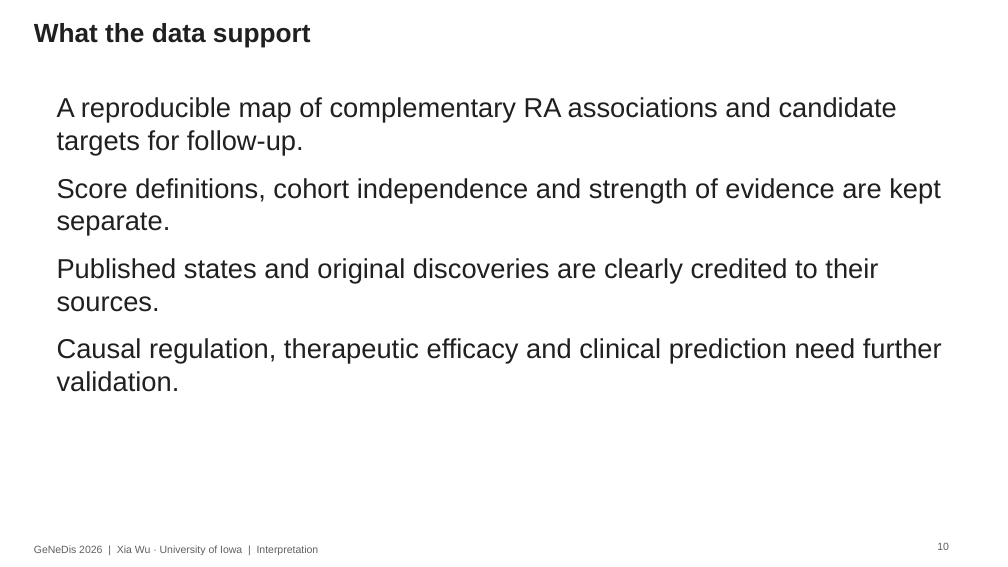
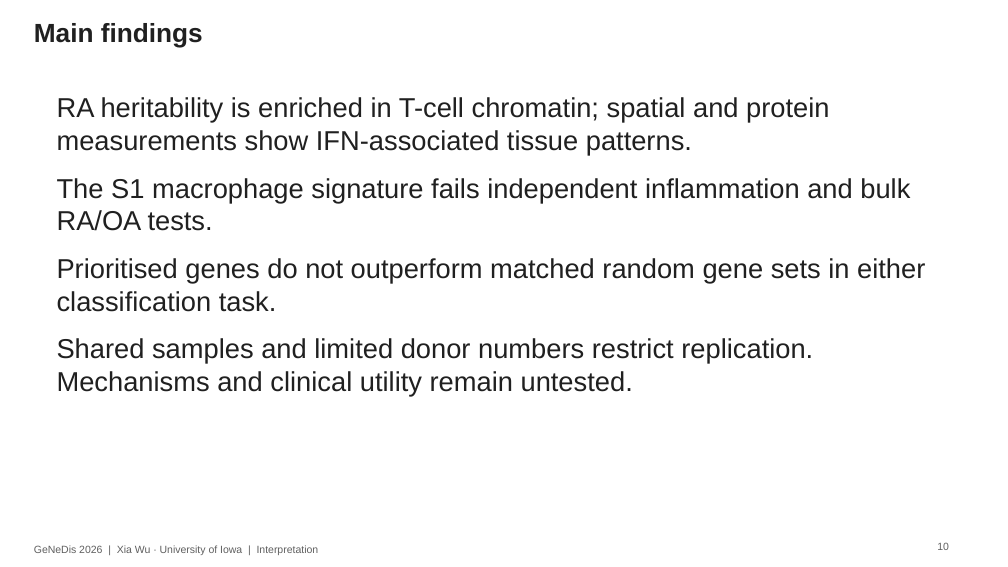
Before and after one commit to candicewu0515/genedis2026-ra-multiomics, a slide deck: slide 10 of presentation/GeNeDis2026_RA_results.pptx. Drawn at 1008x567 pixels with LibreOffice and Linux fonts; fonts in the diff are those of the drawing. Boxes give left, top, right and bottom in pixels: in the first picture for what was removed or moved away, otherwise in the second. Text is boxed around its words. In the diff, an @@ line names an element or a change of style, - is before the commit and + after.

```diff
--- a/presentation/GeNeDis2026_RA_results.pptx
+++ b/presentation/GeNeDis2026_RA_results.pptx
@@ text at (x1=34, y1=23, x2=203, y2=47): text changed @@
-What the data support
+Main findings
@@ text at (x1=57, y1=97, x2=925, y2=396): text changed @@
-A reproducible map of complementary RA associations and candidate targets for follow-up.
-Score definitions, cohort independence and strength of evidence are kept separate.
-Published states and original discoveries are clearly credited to their sources.
-Causal regulation, therapeutic efficacy and clinical prediction need further validation.
+RA heritability is enriched in T-cell chromatin; spatial and protein measurements show IFN-associated tissue patterns.
+The S1 macrophage signature fails independent inflammation and bulk RA/OA tests.
+Prioritised genes do not outperform matched random gene sets in either classification task.
+Shared samples and limited donor numbers restrict replication. Mechanisms and clinical utility remain untested.
```
Also in this commit, not shown: 6 other slides changed, 13 other files.
